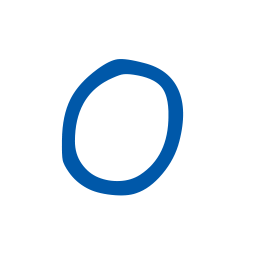
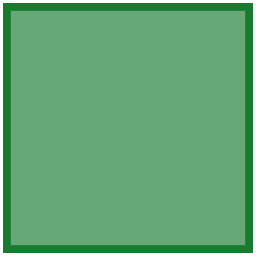
The second 256px x 256px image is a revision of the first. Changes to its layers:
hid "Entity Place" over [61, 59, 184, 196]
added layer "Rectangle 1 copy" above "Layer 4" over [3, 3, 253, 253]
added layer "Layer 4" (66%) above "Layer 3" over [3, 3, 253, 253]
